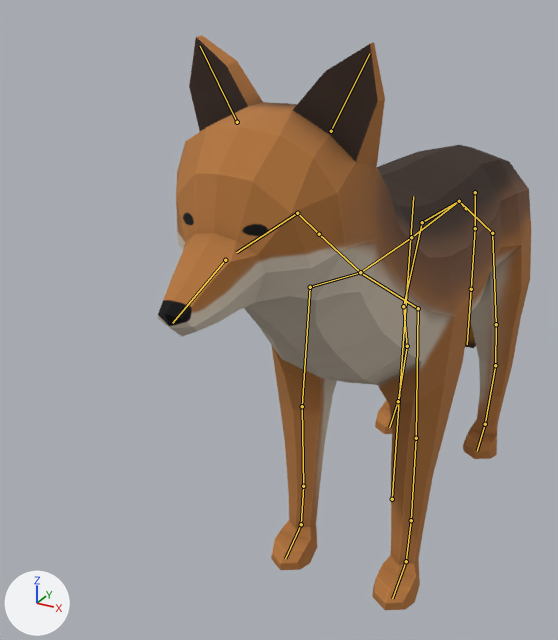
A saved change to the FBX model Assets/Art/3D/Coyote/Coyotye_Animated.fbx.
Both versions are drawn from a camera (50 mm lens) standing at (1.34, -3.94, 3.06) and looking at (-0.56, -0.49, 1.33). Lighting does not change. The marker at lower left points along +X, +Y and +Z. The picture after the commit comes second. The bones that change, and the others that lie on the model, are drawn over the model as lines.

The first picture shows 'Coyote'.
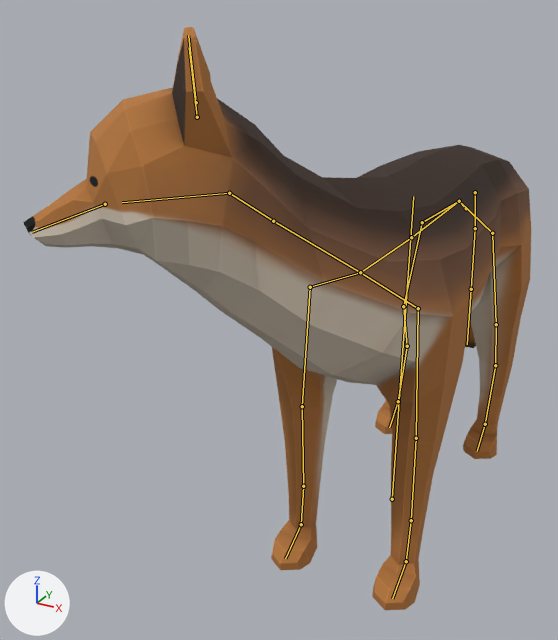
The newer file adds an action. The first version stands in its rest pose; the second is drawn at frame 39 of the action 'Armature|Coyotye_Hurt'.

The change in detail:
Bone 'Neck' (bone_neck) turns from (0, 0, 0) to (-5, -18, 29) degrees about its own x, y and z.
Bone 'Neck.001' (bone_neck_001) turns from (0, 0, 0) to (-1, -7, 10) degrees about its own x, y and z.
Bone 'Head' (bone_head) turns from (0, 0, 0) to (0, 1, 9) degrees about its own x, y and z.

Pixel boxes [x1, y1, x2, y2] of what changed, in the pictures (558 x 640 px):
'Coyote', posed (36% wider): before [158, 35, 531, 610]; after [23, 27, 531, 610]
bone 'Neck', root to tip: before (360, 272) to (319, 234); after (360, 272) to (273, 221)
bone 'Neck.001', root to tip: before (319, 234) to (297, 213); after (273, 221) to (229, 193)
bone 'Head', root to tip: before (297, 213) to (236, 252); after (229, 193) to (122, 202)
